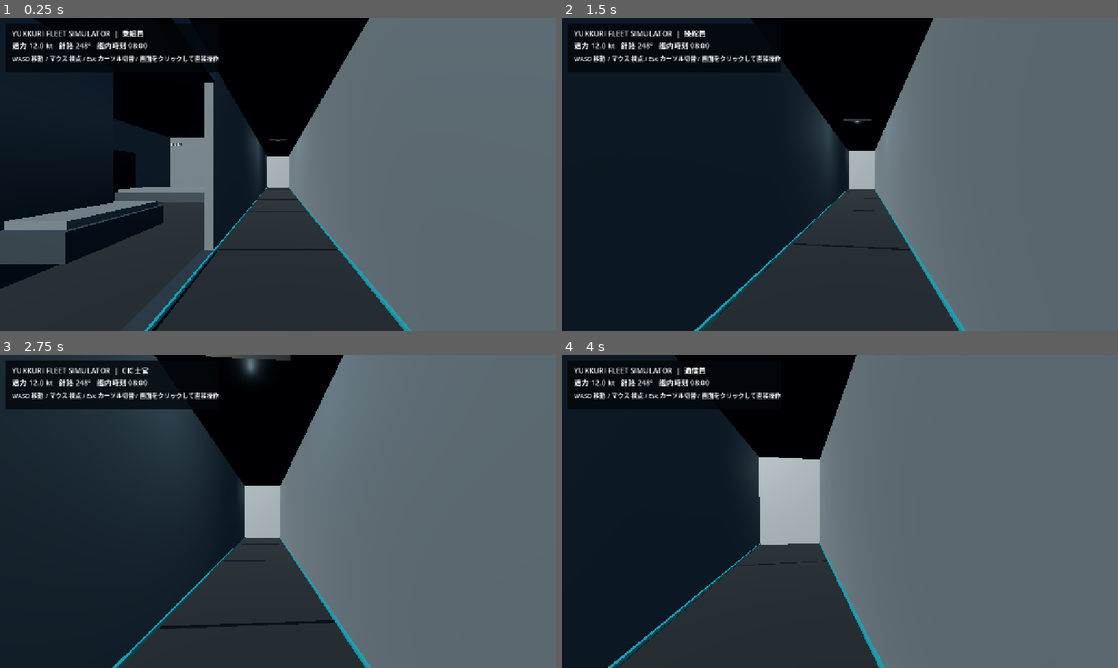
Above: before the commit, frames 1-4 (two rows, left to right).
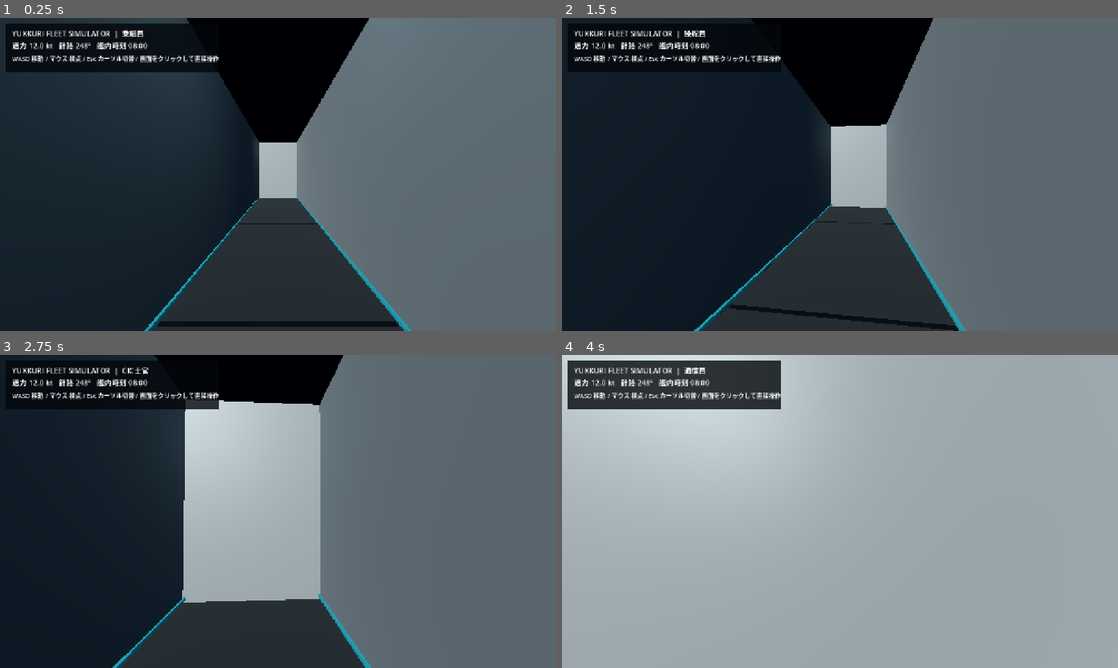
Above: after the commit, the same moments.

Repository: YukkuriP/Yukkuri-FPS-3
Game: Godot game, scene res://scenes/main.tscn
The game is run twice, just before and just after one commit, with the same random seed, the same clock (stepped at 60 frames per second) and the same inputs.
Inputs (mouse positions are in pixels of both pictures, inside the frame that each line leads up to):
- Up to frame 1 (0.25 s): no input
- Up to frame 2 (1.5 s): move the mouse to (867, 174) at 0.52 s; hold W (fleet_fwd) from 0.53 s (still down); tap 1 at 0.6 s; click (867, 174) at 0.67 s; move the mouse to (812, 174) at 1.27 s; tap 2 at 1.35 s
- Up to frame 3 (2.75 s): keep holding W (fleet_fwd); move the mouse to (289, 505) at 2.02 s; tap 3 at 2.1 s
- Up to frame 4 (4 s): keep holding W (fleet_fwd); move the mouse to (834, 517) at 2.77 s; tap 4 at 2.85 s; click (834, 517) at 2.92 s; move the mouse to (878, 514) at 3.52 s; tap 5 at 3.6 s

The runs differ from the first frame. In frame 1, 13% of the frame differs, in the area x 0-72%, y 0-100%; in frame 2, 2.8%; in frame 3, 15%; in frame 4, 96%, in the area x 0-100%, y 0-100%.

Commit message:
Replace opaque superstructure blocks with walkable shell geometry

Diff:
--- a/scripts/main.gd
+++ b/scripts/main.gd
@@ -90,12 +90,30 @@
 	_cube(ship_root,"Bow",Vector3(0,-0.7,-39),Vector3(13,2.7,7),Color.WHITE).material_override=hull
 	_cube(ship_root,"Main deck",Vector3(0,1.0,2),Vector3(17.5,0.22,76),Color.WHITE).material_override=deck
 	_cube(ship_root,"Forecastle",Vector3(0,1.2,-28),Vector3(15,0.3,22),Color.WHITE,true).material_override=deck
-	_cube(ship_root,"Forward deckhouse",Vector3(0,4,-21),Vector3(12,5.8,17),Color.WHITE).material_override=white
-	_cube(ship_root,"Bridge glazing",Vector3(0,6.5,-29.55),Vector3(10.8,1.2,0.12),Color(0.025,0.14,0.2))
+	# Superstructure is built as walkable shell walls, not opaque solid blocks.
+	# Forward deckhouse: side/rear bulkheads, roof, and a glazed forward bridge band.
+	for side in [-1.0, 1.0]:
+		_cube(ship_root,"Forward deckhouse side shell",Vector3(side*5.9,4.0,-21.0),Vector3(0.2,5.8,17.0),Color.WHITE,true).material_override=white
+	_cube(ship_root,"Forward deckhouse aft bulkhead",Vector3(0,4.0,-12.5),Vector3(12,5.8,0.2),Color.WHITE,true).material_override=white
+	_cube(ship_root,"Forward deckhouse forward lower bulkhead",Vector3(0,3.2,-29.5),Vector3(12,4.2,0.2),Color.WHITE,true).material_override=white
+	_cube(ship_root,"Forward deckhouse forward upper lintel",Vector3(0,6.1,-29.5),Vector3(12,1.6,0.2),Color.WHITE,true).material_override=white
+	for side in [-1.0, 1.0]:
+		_cube(ship_root,"Bridge window pillar",Vector3(side*5.7,5.9,-29.5),Vector3(0.6,1.2,0.2),Color.WHITE,true).material_override=white
+	_cube(ship_root,"Bridge glazing",Vector3(0,5.9,-29.55),Vector3(10.8,1.2,0.12),Color(0.025,0.14,0.2))
+	_cube(ship_root,"Forward deckhouse roof",Vector3(0,6.95,-21),Vector3(12,0.2,17),Color.WHITE,true).material_override=white
 	_cube(ship_root,"Upper bridge",Vector3(0,7.8,-21),Vector3(9,2,10),Color.WHITE).material_override=white
-	_cube(ship_root,"Aft deckhouse",Vector3(0,3.6,13),Vector3(13,5,19),Color.WHITE).material_override=white
+	# Aft superstructure shell encloses communications and engineering spaces.
+	for side in [-1.0, 1.0]:
+		_cube(ship_root,"Aft deckhouse side shell",Vector3(side*6.4,3.6,13),Vector3(0.2,5,19),Color.WHITE,true).material_override=white
+	for z in [3.5,22.5]:
+		_cube(ship_root,"Aft deckhouse transverse bulkhead",Vector3(0,3.6,z),Vector3(13,5,0.2),Color.WHITE,true).material_override=white
+	_cube(ship_root,"Aft deckhouse roof",Vector3(0,6.2,13),Vector3(13,0.2,19),Color.WHITE,true).material_override=white
 	_cube(ship_root,"Funnel",Vector3(0,7.4,15),Vector3(4,4,4),Color(0.12,0.15,0.17))
-	_cube(ship_root,"Hangar",Vector3(0,4.8,28),Vector3(12,6,12),Color.WHITE).material_override=white
+	# Hangar shell: clear interior volume, side walls, roof, and aft door.
+	for side in [-1.0, 1.0]:
+		_cube(ship_root,"Hangar side shell",Vector3(side*6.0,4.8,28),Vector3(0.2,6,12),Color.WHITE,true).material_override=white
+	_cube(ship_root,"Hangar forward bulkhead",Vector3(0,4.8,22),Vector3(12,6,0.2),Color.WHITE,true).material_override=white
+	_cube(ship_root,"Hangar roof",Vector3(0,7.9,28),Vector3(12,0.2,12),Color.WHITE,true).material_override=white
 	_cube(ship_root,"Hangar door",Vector3(0,4,34.1),Vector3(8.5,4.2,0.15),Color(0.1,0.15,0.18))
 	_cube(ship_root,"Mast",Vector3(0,10.4,-21),Vector3(0.8,5,0.8),Color(0.3,0.34,0.35))
 	_cube(ship_root,"Mast yard",Vector3(0,12,-21),Vector3(6.5,0.2,0.2),Color(0.3,0.34,0.35))
@@ -142,7 +160,7 @@
 	consoles.append({"node":root,"kind":kind,"title":title,"label":label})
 
 func _player() -> void:
-	player=CharacterBody3D.new(); player.name="Player"; player.position=Vector3(0,2.2,68); add_child(player)
+	player=CharacterBody3D.new(); player.name="Player"; player.position=Vector3(0,2.2,58); add_child(player)
 	var col:=CollisionShape3D.new(); var cap:=CapsuleShape3D.new(); cap.radius=0.34; cap.height=1.8; col.shape=cap; player.add_child(col)
 	camera=Camera3D.new(); camera.position=Vector3(0,0.65,0); camera.current=true; camera.fov=78; player.add_child(camera)
 
